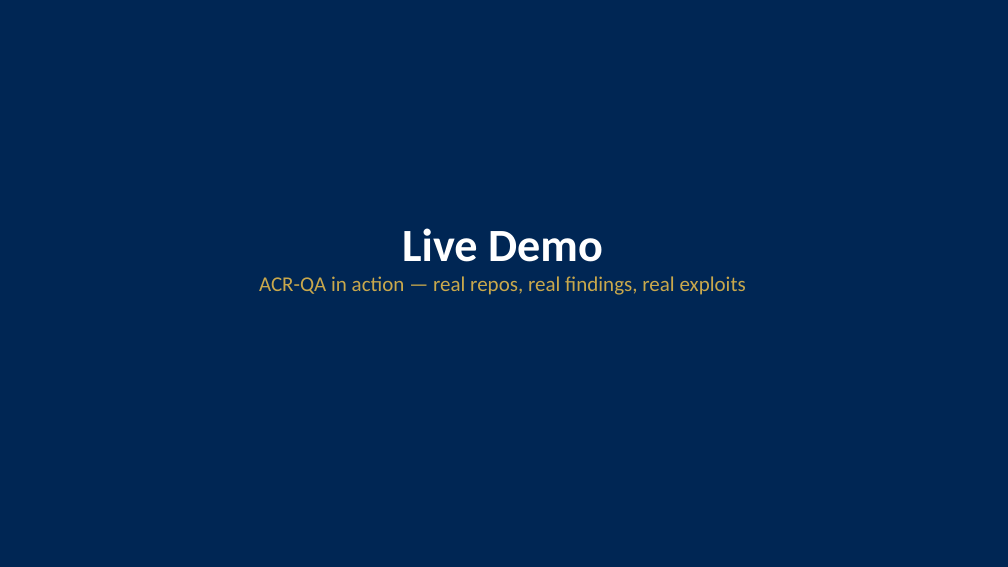
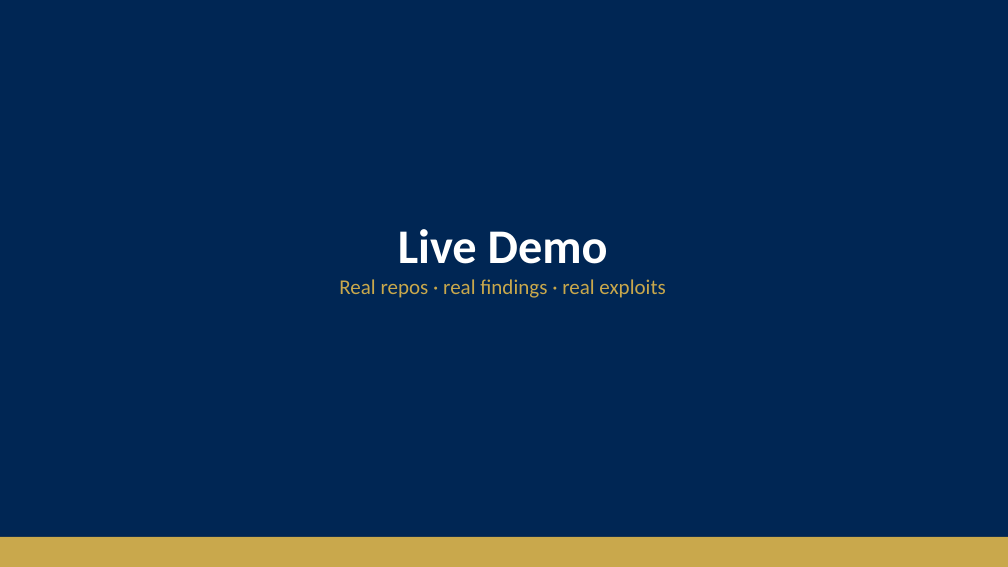
Before and after one commit to starredjaco/ACR-QA, a slide deck: slide 12 of docs/ACR-QA_Defense.odp (slide 11 before the commit). Drawn at 1008x567 pixels with LibreOffice and Linux fonts; fonts in the diff are those of the drawing. Boxes give left, top, right and bottom in pixels: in the first picture for what was removed or moved away, otherwise in the second. Text is boxed around its words. In the diff, an @@ line names an element or a change of style, - is before the commit and + after.

Commit message:
feat(defense): god-mode deck — sales narrative + real dashboard screenshots
Rebuild build_defense_deck.py into a 20-slide sales deck: hook (AI writes 1.88x more
vulns), market-reality hero stats ($10-50k vs $0), the Confirmed-Tier funnel visual
(1,942 -> 55), Evaluation table, three trust proofs, competitive matrix, "What ACR-QA
Delivers" close, and real embedded dashboard screenshots (Overview, run detail, OWASP
heatmap, verified attestation) captured live via Playwright. KSIU branding + logo.
Rendered and visually verified.

```diff
--- a/docs/ACR-QA_Defense.odp
+++ b/docs/ACR-QA_Defense.odp
@@ text at box(398, 229, 608, 264): size 44 to 46 pt in "Live Demo" @@
@@ text at box(339, 279, 665, 298): text changed @@
-ACR-QA in action — real repos, real findings, real exploits
+Real repos · real findings · real exploits
@@ rectangle added at box(0, 537, 1008, 567), fill #C9A84C @@
```
Also in this commit, not shown: 6 other slides changed, 13 slides added, 7 slides removed, 8 other files.
